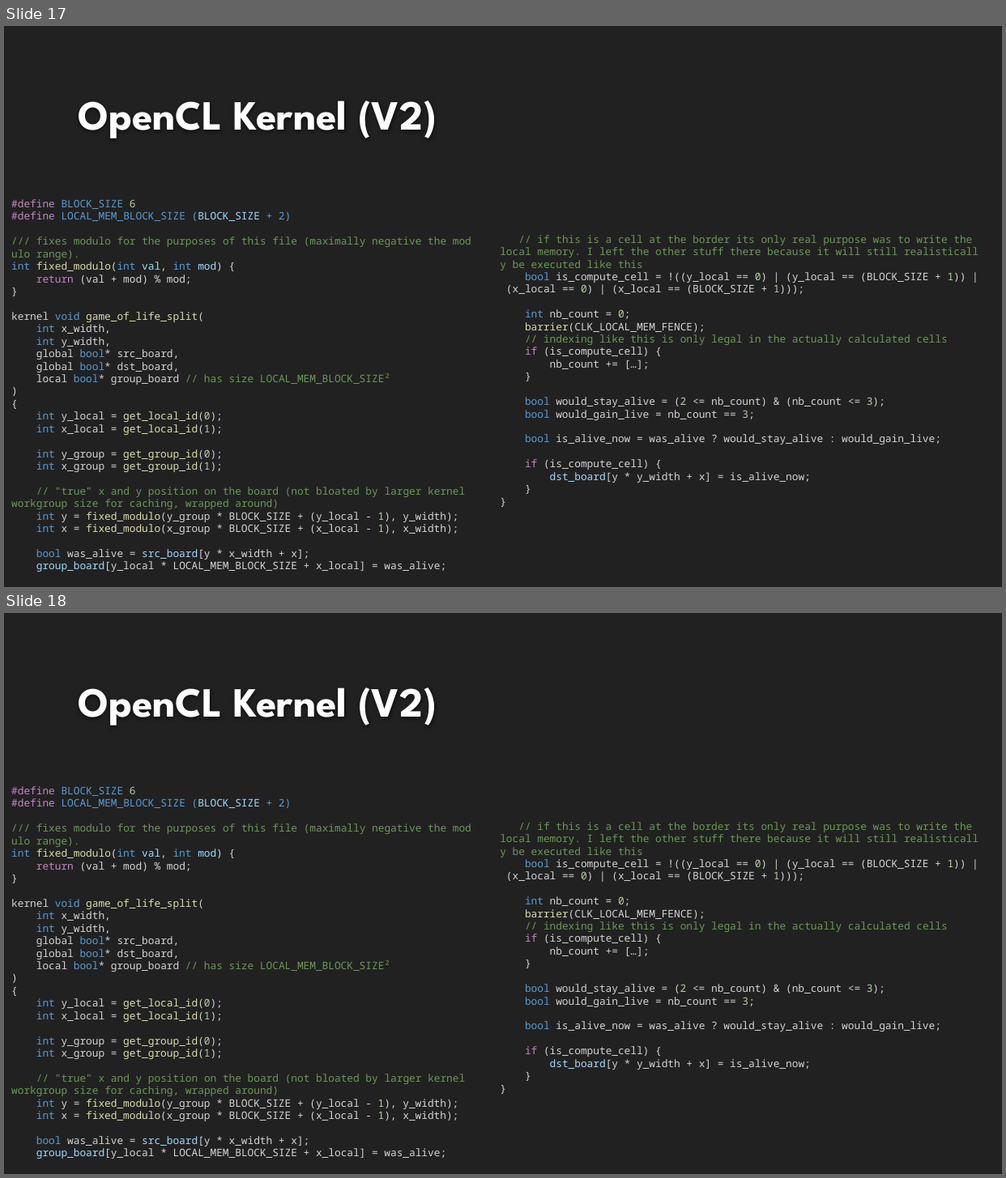
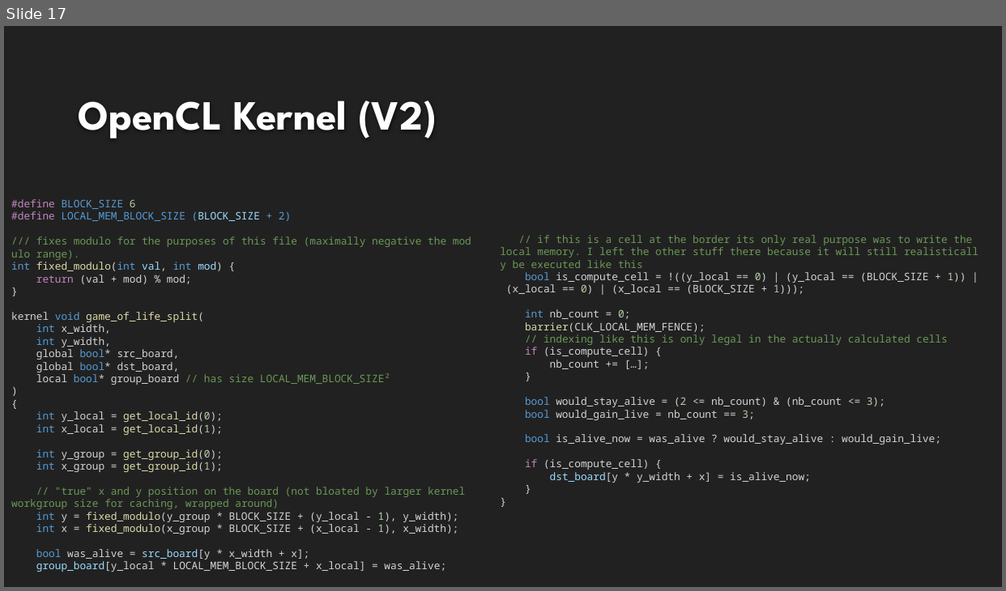
Before and after one commit to GjergjiSh/hpc-game-of-life, a slide deck: docs/game-of-life-presi.pptx. Shown one above the other, each under a label of ours: slides 17 and 18 before the commit, slide 17 after it. The pictures are 1006x1178 and 1006x591 pixels, drawn with LibreOffice and Linux fonts; fonts in the diff are those of the drawing; background and template pictures are left out. Boxes give left, top, right and bottom in pixels: in the first picture for what was removed or moved away, otherwise in the second. Text is boxed around its words. In the diff, an @@ line names an element or a change of style, - is before the commit and + after.

Commit message:
Removed duplicate slide

```diff
--- a/docs/game-of-life-presi.pptx
+++ b/docs/game-of-life-presi.pptx
@@ slide 18 removed at (4, 613, 1002, 1174), background #212121 @@
@@ title removed at (78, 688, 437, 726) @@
-OpenCL Kernel (V2)
@@ text removed at (11, 786, 465, 1159) @@
-#define BLOCK_SIZE 6
-#define LOCAL_MEM_BLOCK_SIZE (BLOCK_SIZE + 2)
-/// fixes modulo for the purposes of this file (maximally negative the modulo range).
-int fixed_modulo(int val, int mod) {
-return (val + mod) % mod;
-}
-kernel void game_of_life_split(
-int x_width,
-int y_width,
-global bool* src_board,
-global bool* dst_board,
-local bool* group_board // has size LOCAL_MEM_BLOCK_SIZE²
-)
-{
-int y_local = get_local_id(0);
-int x_local = get_local_id(1);
-int y_group = get_group_id(0);
-int x_group = get_group_id(1);
-// "true" x and y position on the board (not bloated by larger kernel workgroup size for caching, wrapped around)
-int y = fixed_modulo(y_group * BLOCK_SIZE + (y_local - 1), y_width);
-int x = fixed_modulo(x_group * BLOCK_SIZE + (x_local - 1), x_width);
-bool was_alive = src_board[y * x_width + x];
-group_board[y_local * LOCAL_MEM_BLOCK_SIZE + x_local] = was_alive;
@@ text removed at (500, 822, 972, 1070) @@
-// if this is a cell at the border its only real purpose was to write the local memory. I left the other stuff there because it will still realistically be executed like this
-bool is_compute_cell = !((y_local == 0) | (y_local == (BLOCK_SIZE + 1)) | (x_local == 0) | (x_local == (BLOCK_SIZE + 1)));
-int nb_count = 0;
-barrier(CLK_LOCAL_MEM_FENCE);
-// indexing like this is only legal in the actually calculated cells
-if (is_compute_cell) {
-nb_count += […];
-}
-bool would_stay_alive = (2 <= nb_count) & (nb_count <= 3);
-bool would_gain_live = nb_count == 3;
-bool is_alive_now = was_alive ? would_stay_alive : would_gain_live;
-if (is_compute_cell) {
-dst_board[y * y_width + x] = is_alive_now;
-}
-}
```
